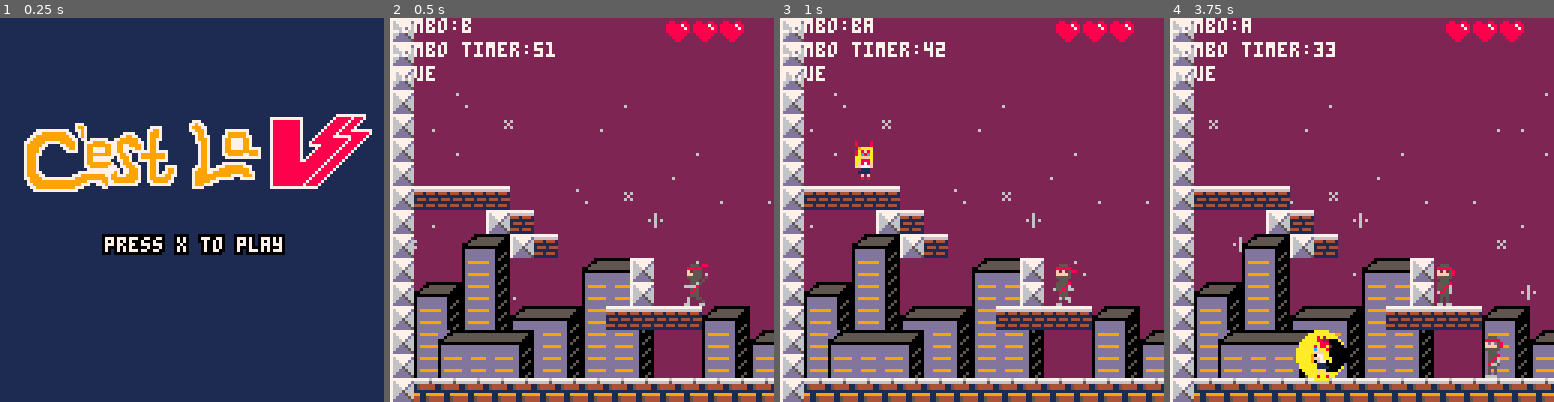
Above: before the commit, frames 1-4 (left to right).
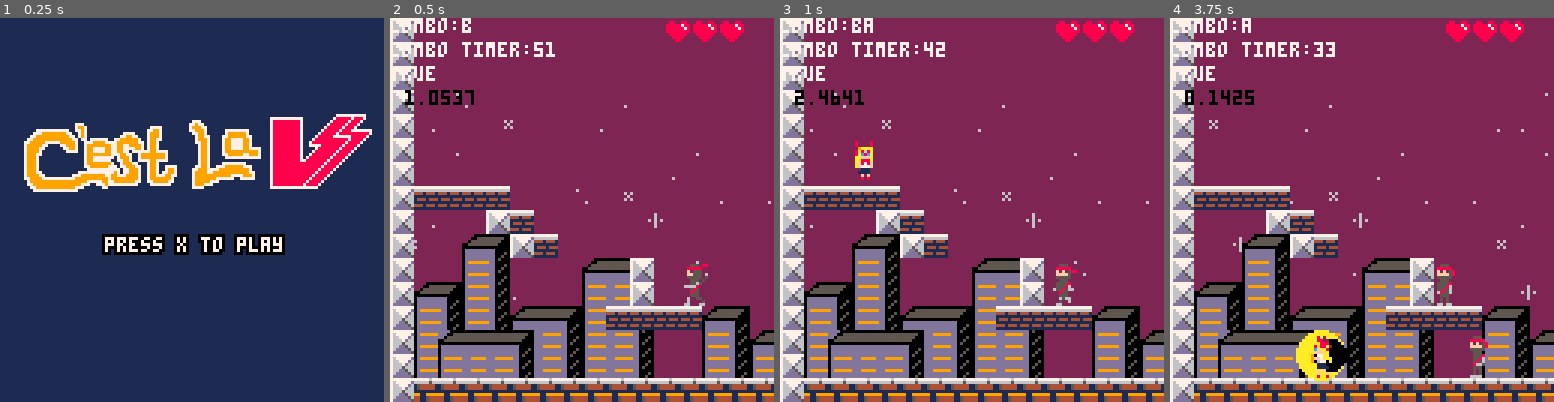
Above: after the commit, the same moments.

Repository: MarkNickerson/SailorV
Game: PICO-8 cartridge sailorv.p8
Two runs of this game, one before a commit and one after it. Both use one fixed random seed, a clock stepped at 60 frames per second and the inputs below.
Inputs:
- Up to frame 1 (0.25 s): no input
- Up to frame 2 (0.5 s): tap X (X key) at 0.33 s
- Up to frame 3 (1 s): tap O (Z key) at 0.7 s
- Up to frame 4 (3.75 s): tap X (X key) at 1.07, 1.85, 2.97 s; hold Right 1.6-2.1 s; tap O (Z key) every 0.4 s from 1.7 to 3.7 s; hold Up 2.15-2.42 s; hold Right 2.47-3.03 s; hold Left 3.08-3.58 s; hold Down from 3.63 s (still down)

Frame 1 is identical in both runs. In frame 2, 0.3% of the frame differs, in the area x 3-22%, y 18-23%; in frame 3, 0.3%; in frame 4, 1.0%, in the area x 3-87%, y 18-94%.

Commit message:
Fixed jump bug

Diff:
--- a/sailorv.p8
+++ b/sailorv.p8
@@ -356,7 +356,7 @@
     -- floor collision detection
     if (solid(actor, actor.x-0.2, actor.y+actor.dy) or solid(actor, actor.x+0.2, actor.y+actor.dy)) then
       -- if is jumping, don't change dy
-      if (actor.dy > 2.5) then
+      if (actor.dy > 3) then
         actor.dy = actor.dy
       else
 
@@ -634,6 +634,7 @@
 	print('combo:'..player.combo.attac,cam.x,0,7)
 	print('combo timer:'..player.combotimer,cam.x,8,7)
 	print(player.incombo,cam.x,16,7)
+  print(player.dy,cam.x + 5,24,0)
   draw_hearts()
   camera(0,0)
 end
